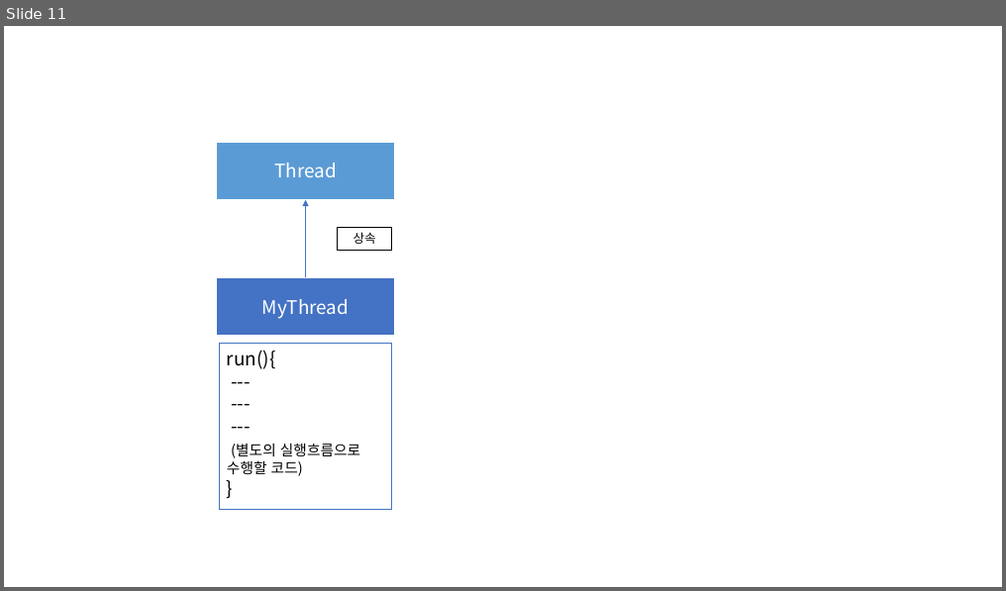
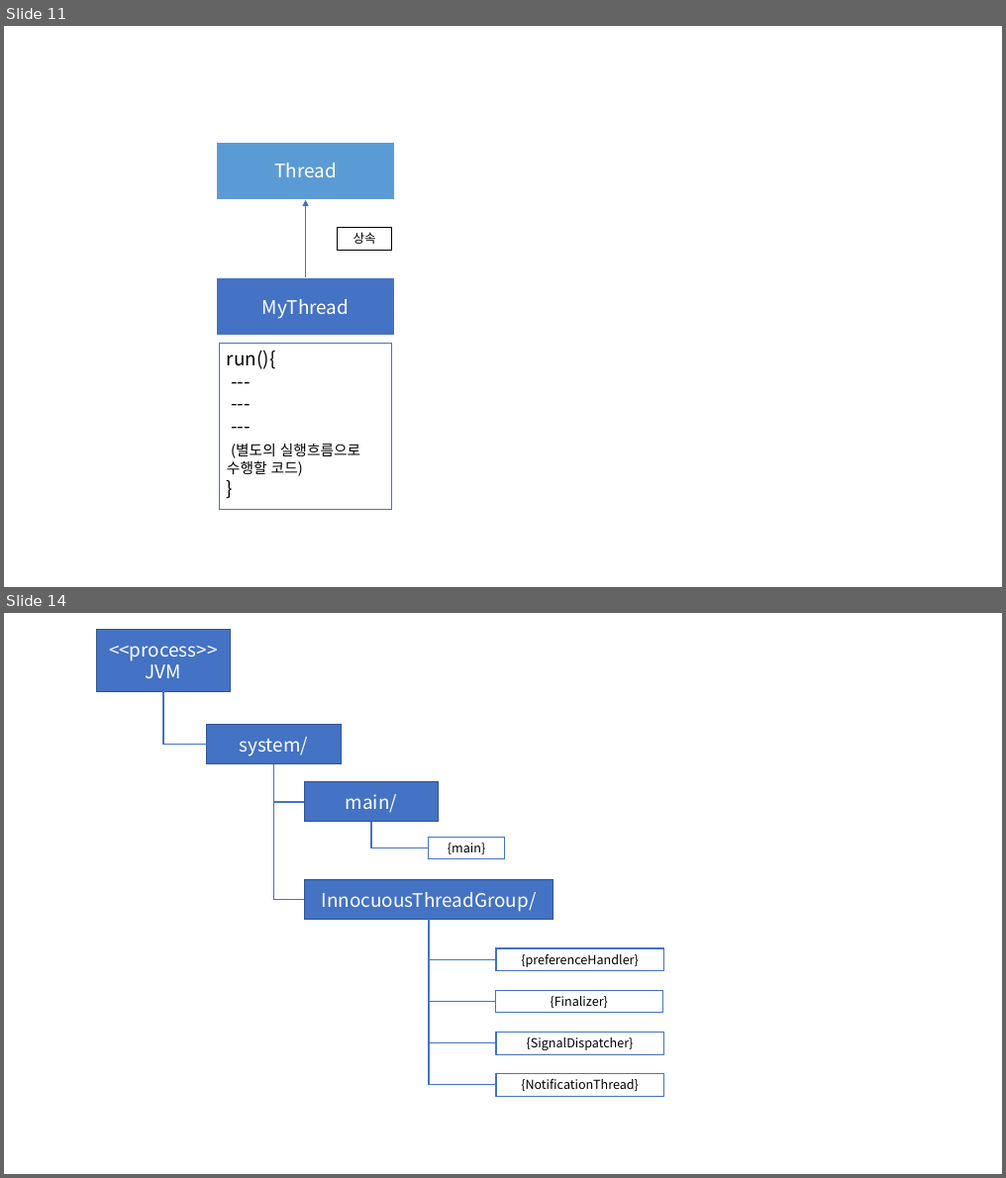
Before and after one commit to Dingadung/2022-study-workspace, a slide deck: study-note/자바/2022-08-25 내용정리.pptx. Shown one above the other, each under a label of ours: slide 11 before the commit, slides 11 and 14 after it; the slides between them are not shown. The pictures are 1006x591 and 1006x1178 pixels, drawn with LibreOffice and Linux fonts; fonts in the diff are those of the drawing. Boxes give left, top, right and bottom in pixels: in the first picture for what was removed or moved away, otherwise in the second. Text is boxed around its words. In the diff, an @@ line names an element or a change of style, - is before the commit and + after.

```diff
--- a/study-note/자바/2022-08-25 내용정리.pptx
+++ b/study-note/자바/2022-08-25 내용정리.pptx
@@ slide 14 added at [4,613,1002,1174], background #FFFFFF @@
@@ rectangle added at [96,630,230,691], fill #4472C4, outline #325491 1 pt, 18 pt, text #FFFFFF @@
+<<process>>
+JVM
@@ elbow line added from (163, 691) to (207, 744), #4472C4 1.5 pt @@
@@ rectangle added at [207,725,341,764], fill #4472C4, outline #325491 1 pt, 18 pt, text #FFFFFF @@
+system/
@@ elbow line added from (273, 764) to (304, 802), #4472C4 1.5 pt @@
@@ elbow line added from (273, 764) to (304, 900), #4472C4 1.5 pt @@
@@ rectangle added at [304,782,439,822], fill #4472C4, outline #325491 1 pt, 18 pt, text #FFFFFF @@
+main/
@@ elbow line added from (371, 822) to (429, 848), #4472C4 1.5 pt @@
@@ rectangle added at [429,837,504,860], fill #FFFFFF, outline #4472C4 1 pt, 12 pt, text #000000 @@
+{main}
@@ rectangle added at [304,879,553,919], fill #4472C4, outline #325491 1 pt, 18 pt, text #FFFFFF @@
+InnocuousThreadGroup/
@@ elbow line added from (429, 919) to (496, 960), #4472C4 1.5 pt @@
@@ elbow line added from (429, 919) to (495, 1001), #4472C4 1.5 pt @@
@@ elbow line added from (429, 919) to (496, 1044), #4472C4 1.5 pt @@
@@ elbow line added from (429, 919) to (496, 1085), #4472C4 1.5 pt @@
@@ rectangle added at [496,949,663,970], fill #FFFFFF, outline #4472C4 1 pt, 12 pt, text #000000 @@
+{preferenceHandler}
@@ rectangle added at [495,990,662,1013], fill #FFFFFF, outline #4472C4 1 pt, 12 pt, text #000000 @@
+{Finalizer}
@@ rectangle added at [496,1032,663,1055], fill #FFFFFF, outline #4472C4 1 pt, 12 pt, text #000000 @@
+{SignalDispatcher}
@@ rectangle added at [496,1073,663,1096], fill #FFFFFF, outline #4472C4 1 pt, 12 pt, text #000000 @@
+{NotificationThread}
```
Also in this commit, not shown: 1 slide changed, 2 other slides added, 3 slides removed, 9 other files.
